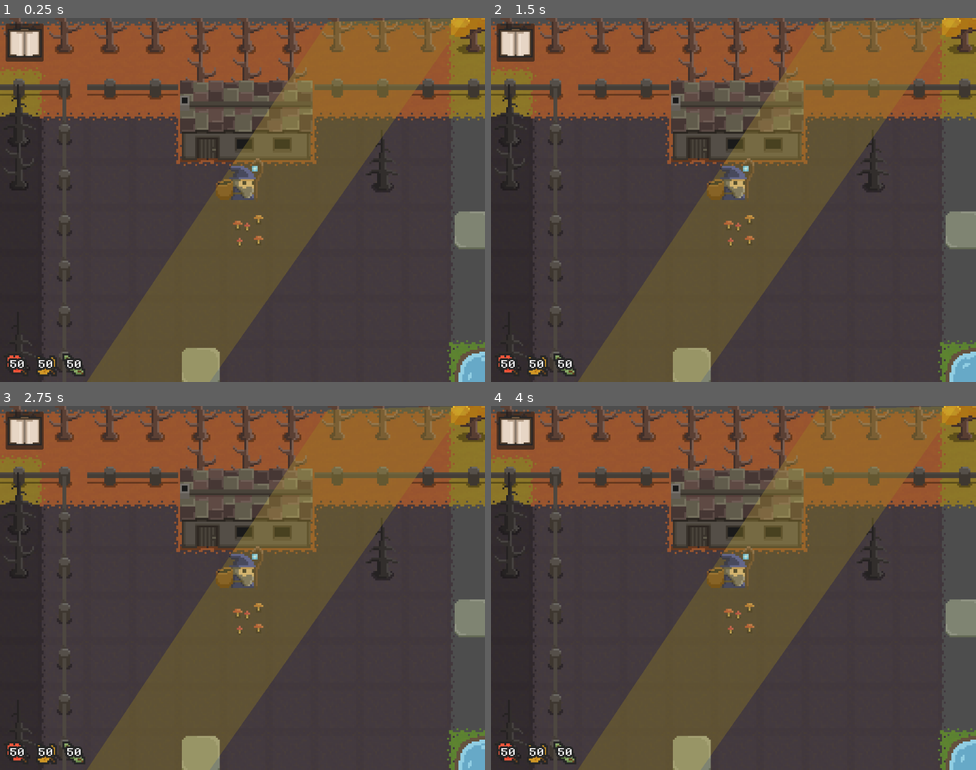
Above: before the commit, frames 1-4 (two rows, left to right).
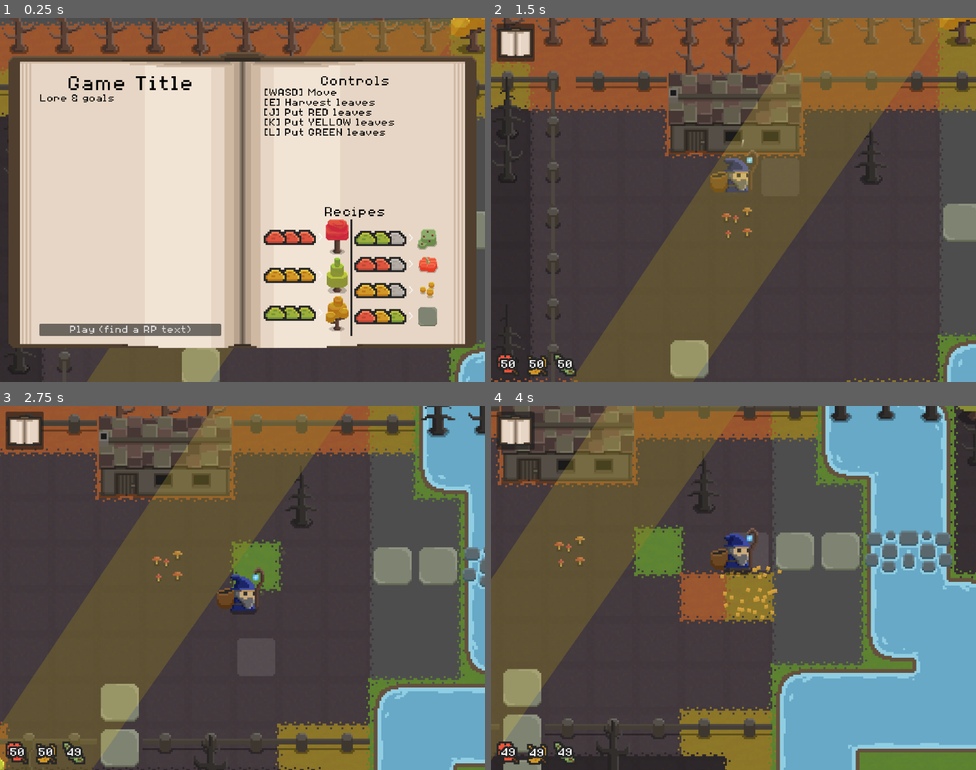
Above: after the commit, the same moments.

Repository: Pro1d/EchoesOfAmber
Game: Godot game, scene res://scenes/world.tscn
Two runs of this game, one before a commit and one after it. Both use one fixed random seed, a clock stepped at 60 frames per second and the inputs below.
Inputs (mouse positions are in pixels of both pictures, inside the frame that each line leads up to):
- Up to frame 1 (0.25 s): no input
- Up to frame 2 (1.5 s): click (621, 331) at 0.5 s, where only the run after the commit has a clickable "Play (find a RP text)"; hold D (move_right) from 1.28 s (still down); tap E (attract_leaves) at 1.35 s
- Up to frame 3 (2.75 s): release D (move_right) at 2.03 s; hold S (move_down) from 2.03 s (still down); tap 3 (put_green) at 2.1 s
- Up to frame 4 (4 s): release S (move_down) at 2.78 s; hold D (move_right) 2.78-3.53 s; tap 1 (put_red) at 2.85 s; hold W (move_up) from 3.53 s (still down); tap 2 (put_yellow) at 3.6 s

The runs differ from the first frame. In frame 1, 77% of the frame differs, in the area x 1-100%, y 1-100%; in frame 2, 17%; in frame 3, 65%; in frame 4, 78%, in the area x 0-100%, y 0-100%.
Error before the commit: Cannot call method 'show' on a null value. (res://scripts/world.gd:31)

Commit message:
world with menu

Diff:
--- a/scenes/world.tscn
+++ b/scenes/world.tscn
@@ -1,11 +1,12 @@
-[gd_scene load_steps=20 format=4 uid="uid://ci2t4q6c7pt6d"]
+[gd_scene load_steps=21 format=4 uid="uid://ci2t4q6c7pt6d"]
 
 [ext_resource type="Script" path="res://scripts/world.gd" id="1_7mn6k"]
 [ext_resource type="Script" path="res://scripts/world_tile_map.gd" id="1_e02pw"]
-[ext_resource type="Material" uid="uid://bgh3hchthpa67" path="res://resources/shaders/palette.material" id="1_j486f"]
+[ext_resource type="Material" path="res://resources/shaders/palette.material" id="1_j486f"]
 [ext_resource type="PackedScene" uid="uid://lgcp167hngoh" path="res://scenes/player.tscn" id="1_ldq18"]
 [ext_resource type="TileSet" uid="uid://casje4m86vrqj" path="res://resources/sprite/tileset.tres" id="1_wbhuw"]
 [ext_resource type="PackedScene" uid="uid://cu7ile13mqjn2" path="res://scenes/ui/hud.tscn" id="2_mlla5"]
+[ext_resource type="PackedScene" uid="uid://dl33ig87h6ep6" path="res://scenes/ui/menu.tscn" id="5_newyv"]
 [ext_resource type="Script" path="res://scripts/ground_tile_map.gd" id="5_ogmdj"]
 [ext_resource type="AudioStream" uid="uid://bkk1kle80fbxg" path="res://assets/ambience/forest1.ogg" id="8_roynp"]
 [ext_resource type="Script" path="res://scripts/area_ambience_visual.gd" id="9_qtvo4"]
@@ -36,8 +37,12 @@
 [node name="CanvasGroup" type="CanvasGroup" parent="AreaManager"]
 
 [node name="CanvasLayer" type="CanvasLayer" parent="AreaManager/CanvasGroup"]
+process_mode = 3
 
 [node name="HUD" parent="AreaManager/CanvasGroup/CanvasLayer" instance=ExtResource("2_mlla5")]
+unique_name_in_owner = true
+
+[node name="Menu" parent="AreaManager/CanvasGroup/CanvasLayer" instance=ExtResource("5_newyv")]
 unique_name_in_owner = true
 
 [node name="GroundTileMapLayer" type="TileMapLayer" parent="AreaManager/CanvasGroup"]
Not shown: 1 places in scenes/world.tscn that only renumber resources
